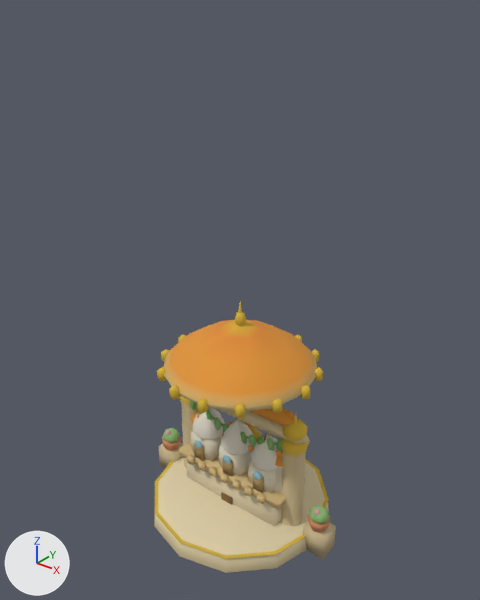
The glTF model public/models/props/landmarks.glb, before and after one commit.
Rendered twice from a 50 mm camera at (1.59, -1.98, 2.35) aimed at (-0.01, 0.01, 1.11). The axes (+X, +Y, +Z) are drawn at lower left. The lights are the same throughout. The first picture is the older version. Vertices at exactly the same position are counted once.

Script lines for the objects in view, before the commit:
```python
me_ayodhya_threshold = bpy.data.meshes.new('ayodhya-threshold')
me_ayodhya_threshold.from_pydata(...)  # 673 vertices, 1142 faces; spans x -0.513..0.513, y -0.25..0.464, z 0.0..0.732
me_ayodhya_threshold.materials.append(mat_clay)
me_chhatra = bpy.data.meshes.new('chhatra')
me_chhatra.from_pydata(...)  # 317 vertices, 539 faces; spans x -0.365..0.37, y -0.36..0.36, z 0.0..1.118
me_chhatra.materials.append(mat_clay)
me_janaka_palace = bpy.data.meshes.new('janaka-palace')
me_janaka_palace.from_pydata(...)  # 526 vertices, 893 faces; spans x -0.303..0.303, y -0.189..0.107, z 0.0..0.568
me_janaka_palace.materials.append(mat_clay)
ob_ayodhya_threshold = bpy.data.objects.new('ayodhya-threshold', me_ayodhya_threshold)
ob_ayodhya_threshold.location = (0.0, 0.0, 0.0)
ob_chhatra = bpy.data.objects.new('chhatra', me_chhatra)
ob_chhatra.location = (0.0, 0.0, 0.0)
ob_janaka_palace = bpy.data.objects.new('janaka-palace', me_janaka_palace)
ob_janaka_palace.location = (0.0, 0.0, 0.0)
# also in view: 'dais' at (0.0, 0.0, 0.04)
```
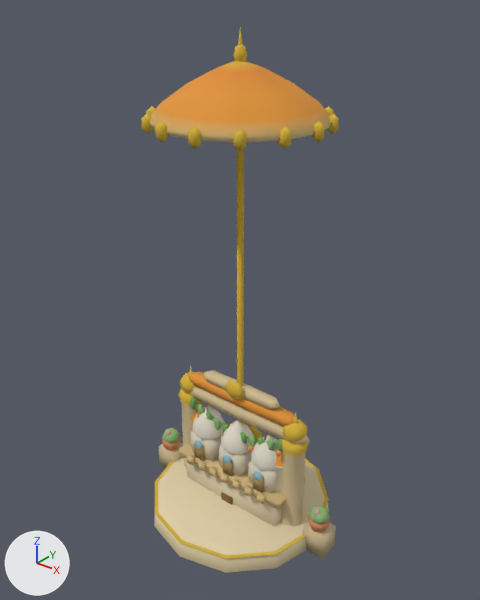
The edits, one by one:
me_chhatra is used by ob_chhatra; location (0.0, 0.0, 0.0).
me_chhatra had 317 vertices, 539 faces and spanned x -0.365..0.37, y -0.36..0.36, z 0.0..1.118.
me_chhatra now has 317 vertices, 539 faces and spans x -0.365..0.369, y -0.359..0.359, z 0.0..2.189.
me_chhatra part 1: the loose piece of 86 vertices spanning x -0.346..0.346, y -0.338..0.338, z 0.786..1.007 is moved by (0.0, 0.0, 1.072).
me_chhatra part 2: the loose piece of 12 vertices spanning x 0.328..0.37, y -0.022..0.022, z 0.759..0.834 is moved by (0.0, 0.0, 1.071).
me_chhatra part 3: the loose piece of 12 vertices spanning x 0.293..0.335, y 0.128..0.172, z 0.759..0.834 is moved by (0.0, 0.0, 1.071).
me_chhatra part 4: the loose piece of 12 vertices spanning x 0.197..0.239, y 0.249..0.293, z 0.759..0.834 is moved by (0.0, 0.0, 1.071).
me_chhatra part 5: the loose piece of 12 vertices spanning x -0.331..-0.289, y -0.172..-0.128, z 0.759..0.834 is moved by (0.0, 0.0, 1.071).
me_chhatra part 6: the loose piece of 12 vertices spanning x -0.235..-0.193, y -0.293..-0.249, z 0.759..0.834 is moved by (0.0, 0.0, 1.071).
me_chhatra part 7: the loose piece of 12 vertices spanning x -0.096..-0.054, y -0.36..-0.316, z 0.759..0.834 is moved by (0.0, 0.0, 1.071).
me_chhatra part 8: the loose piece of 12 vertices spanning x 0.058..0.1, y -0.36..-0.316, z 0.759..0.834 is moved by (0.0, 0.0, 1.071).
me_chhatra part 9: the loose piece of 12 vertices spanning x 0.197..0.239, y -0.293..-0.249, z 0.759..0.834 is moved by (0.0, 0.0, 1.071).
me_chhatra part 10: the loose piece of 12 vertices spanning x 0.293..0.335, y -0.172..-0.128, z 0.759..0.834 is moved by (0.0, 0.0, 1.071).
me_chhatra part 11: the loose piece of 20 vertices spanning x -0.026..0.026, y -0.023..0.023, z 0.986..1.064 is scaled about its middle by (1.03, 0.971, 1.01), then moved by (0.0, 0.0, 1.071).
me_chhatra part 12: the loose piece of 6 vertices spanning x -0.009..0.011, y -0.01..0.01, z 1.054..1.118 is moved by (0.0, 0.0, 1.071).
me_chhatra part 13: 7 of 317 vertices moved; they spanned x -0.014..0.014, y -0.012..0.012, z 0.957 and now span x -0.014..0.014, y -0.012..0.012, z 2.029; mean shift (0.0, 0.0, 1.072); largest move (0.007, 0.012, 0.957) -> (0.008, 0.012, 2.029).
Other edits to the shape of me_chhatra do not show in these pictures.

Location of each change, [x1, y1, x2, y2] in pixels of the pictures (480 x 600 px; the box of a moved part takes in the faces that stretch with it):
'chhatra', reshaped
    before: [157, 301, 323, 423]
    after: [141, 28, 339, 423]
part 1 of me_chhatra, moved or reshaped
    before: [163, 320, 317, 411]
    after: [149, 61, 331, 142]
part 2 of me_chhatra, moved or reshaped
    before: [300, 385, 310, 400]
    after: [312, 121, 325, 143]
part 3 of me_chhatra, moved or reshaped
    before: [315, 367, 323, 382]
    after: [327, 114, 339, 134]
part 4 of me_chhatra, moved or reshaped
    before: [312, 349, 319, 362]
    after: [325, 106, 334, 116]
part 5 of me_chhatra, moved or reshaped
    before: [161, 349, 169, 362]
    after: [146, 106, 155, 116]
part 6 of me_chhatra, moved or reshaped
    before: [157, 367, 166, 382]
    after: [141, 114, 153, 134]
part 7 of me_chhatra, moved or reshaped
    before: [169, 385, 180, 400]
    after: [155, 121, 168, 143]
part 8 of me_chhatra, moved or reshaped
    before: [197, 398, 208, 413]
    after: [188, 126, 201, 149]
part 9 of me_chhatra, moved or reshaped
    before: [234, 403, 245, 418]
    after: [233, 129, 246, 151]
part 10 of me_chhatra, moved or reshaped
    before: [272, 398, 282, 413]
    after: [278, 127, 291, 149]
part 11 of me_chhatra, moved or reshaped
    before: [234, 312, 246, 326]
    after: [233, 45, 247, 62]
part 12 of me_chhatra, moved or reshaped
    before: [238, 301, 242, 314]
    after: [238, 28, 243, 46]
part 13 of me_chhatra, moved or reshaped (not visible before)
    after: [237, 149, 244, 423]
